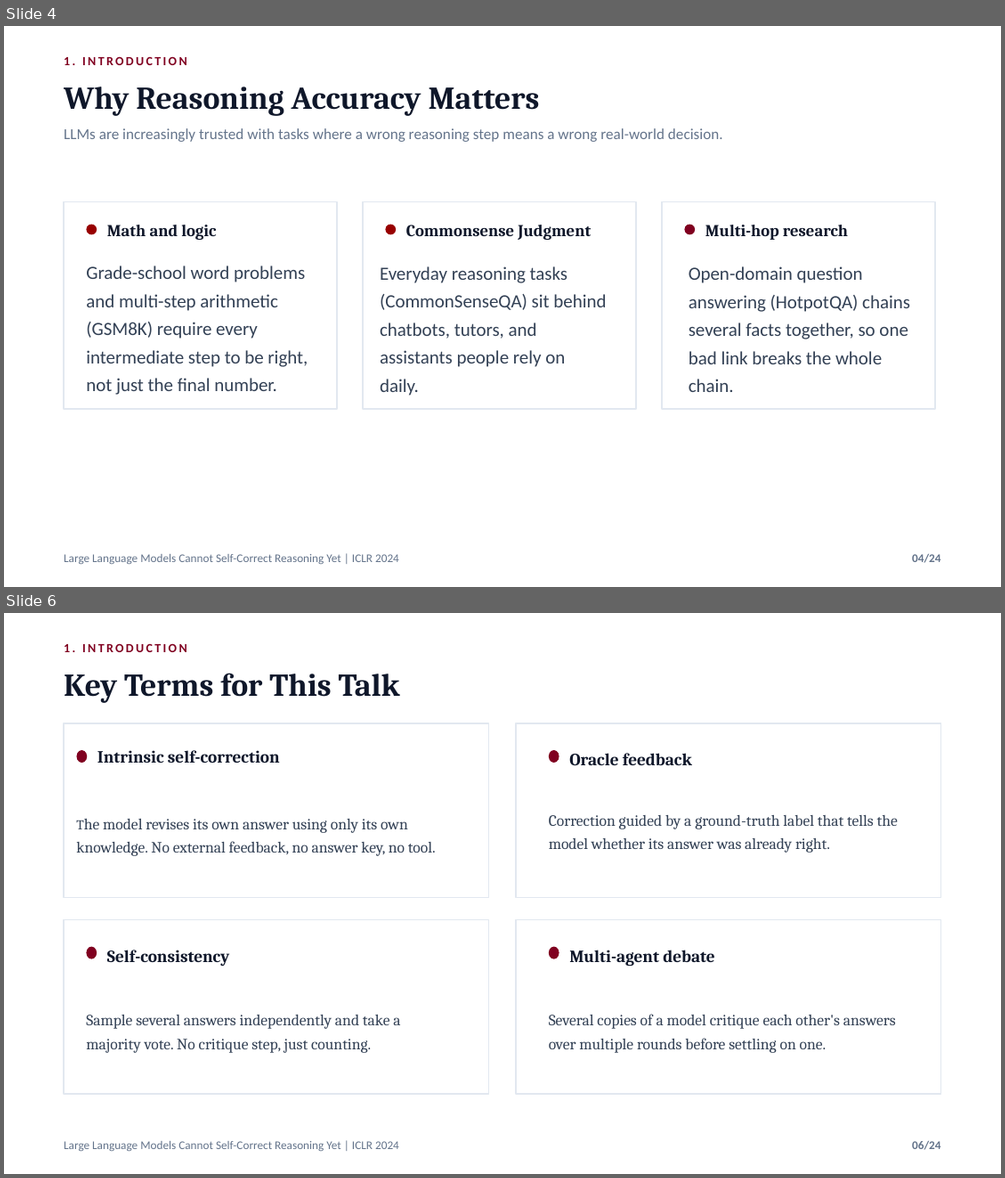
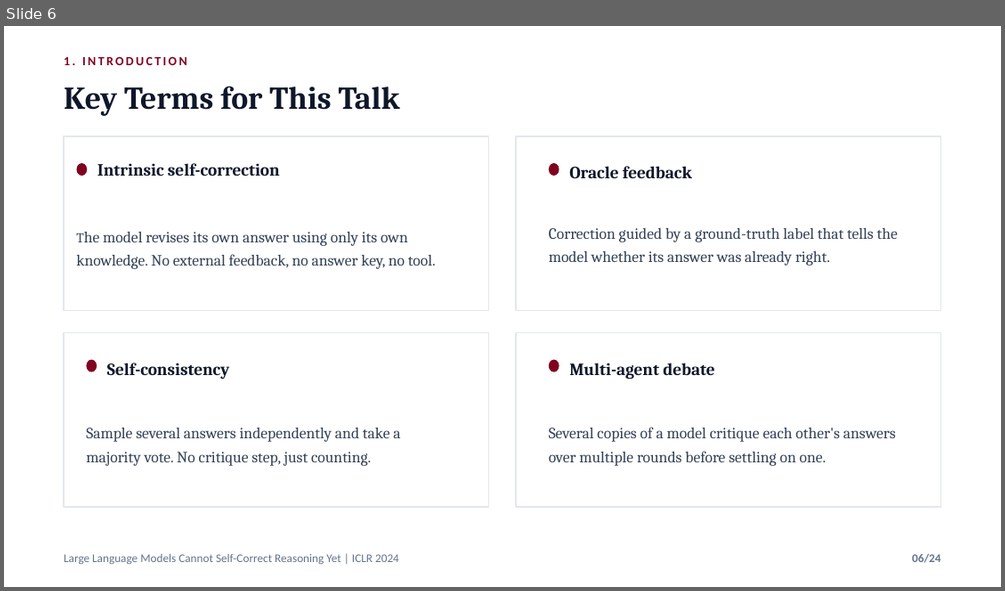
Before and after one commit to nafiskabbo/presentation, a slide deck: output/LLM_Self_Correction_ICLR2024_Group_Presentation-final.pptx. Shown one above the other, each under a label of ours: slides 4 and 6 before the commit, slide 6 after it; the slides between them are not shown. The pictures are 1005x1178 and 1005x591 pixels, drawn with LibreOffice and Linux fonts; fonts in the diff are those of the drawing. Boxes give left, top, right and bottom in pixels: in the first picture for what was removed or moved away, otherwise in the second. Text is boxed around its words. In the diff, an @@ line names an element or a change of style, - is before the commit and + after.

```diff
--- a/output/LLM_Self_Correction_ICLR2024_Group_Presentation-final.pptx
+++ b/output/LLM_Self_Correction_ICLR2024_Group_Presentation-final.pptx
@@ slide 4 removed at box(4, 26, 1001, 587), background #FFFFFF @@
@@ text removed at box(64, 56, 187, 65) @@
-1. INTRODUCTION
@@ text removed at box(64, 87, 540, 116) @@
-Why Reasoning Accuracy Matters
@@ text removed at box(64, 128, 723, 142) @@
-LLMs are increasingly trusted with tasks where a wrong reasoning step means a wrong real-world decision.
@@ rectangle removed at box(64, 201, 337, 409) @@
@@ rectangle removed at box(363, 201, 636, 409) @@
@@ rectangle removed at box(662, 201, 935, 409) @@
@@ ellipse removed at box(86, 224, 96, 234) @@
@@ text removed at box(107, 224, 216, 240) @@
-Math and logic
@@ ellipse removed at box(386, 224, 396, 234) @@
@@ text removed at box(406, 224, 591, 240) @@
-Commonsense Judgment
@@ ellipse removed at box(685, 224, 695, 234) @@
@@ text removed at box(705, 224, 848, 240) @@
-Multi-hop research
@@ text removed at box(86, 265, 307, 394) @@
-Grade-school word problems and multi-step arithmetic (GSM8K) require every intermediate step to be right, not just the final number.
@@ text removed at box(380, 266, 606, 395) @@
-Everyday reasoning tasks (CommonSenseQA) sit behind chatbots, tutors, and assistants people rely on daily.
@@ text removed at box(688, 266, 910, 392) @@
-Open-domain question answering (HotpotQA) chains several facts together, so one bad link breaks the whole chain.
@@ text removed at box(64, 554, 399, 564) @@
-Large Language Models Cannot Self-Correct Reasoning Yet | ICLR 2024
@@ text removed at box(912, 554, 940, 563) @@
-04/24
```
Also in this commit, not shown: 13 slides changed, 1 slide added, 9 other files.
